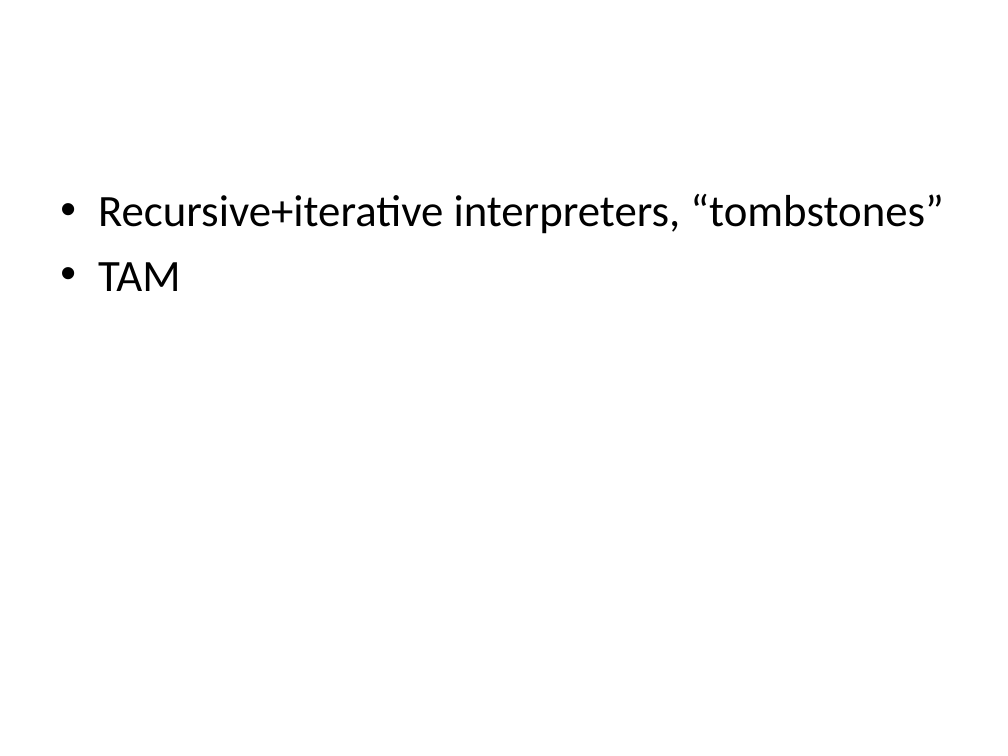
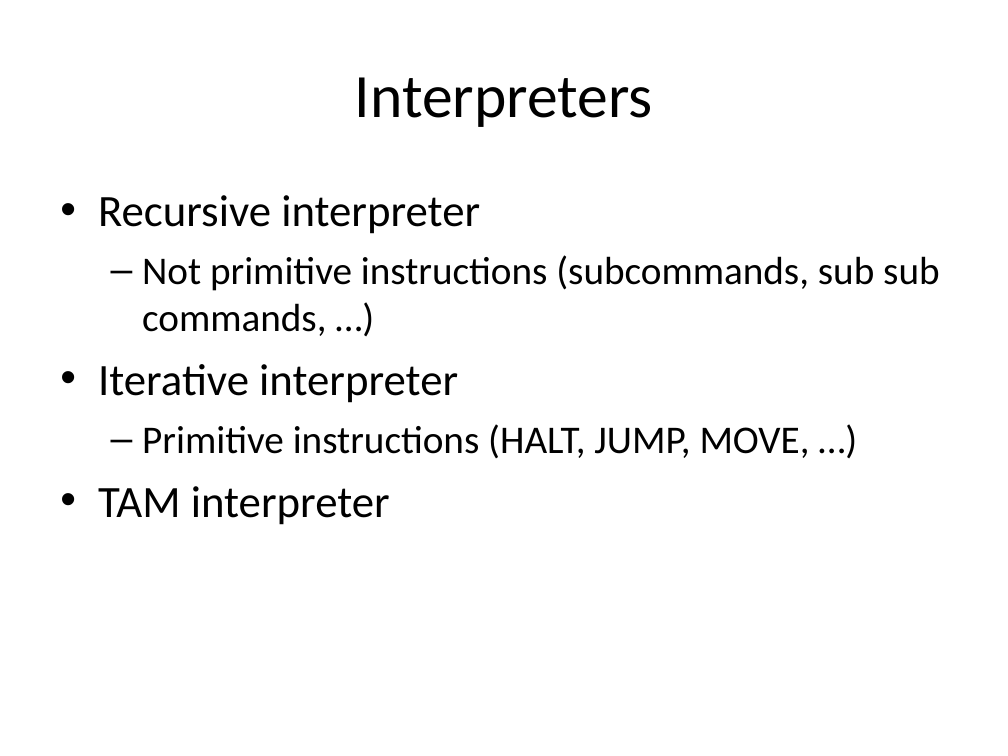
Before and after one commit to isurup/kalle-martin-group, a slide deck: slide 2 of SSE2/slides/3 Interpretation.ppt. Drawn at 1008x756 pixels with LibreOffice and Linux fonts; fonts in the diff are those of the drawing. Boxes give left, top, right and bottom in pixels: in the first picture for what was removed or moved away, otherwise in the second. Text is boxed around its words. In the diff, an @@ line names an element or a change of style, - is before the commit and + after.

```diff
--- a/SSE2/slides/3 Interpretation.ppt
+++ b/SSE2/slides/3 Interpretation.ppt
@@ title added at [355,77,653,127], 44 pt, text #000000 @@
+Interpreters
@@ text at [98,195,939,525]: text changed; size 32 to 28 pt @@
-• Recursive+iterative interpreters, “tombstones”
-• TAM
+• Recursive interpreter
+  – Not primitive instructions (subcommands, sub sub commands, …)
+• Iterative interpreter
+  – Primitive instructions (HALT, JUMP, MOVE, …)
+• TAM interpreter
```
Also in this commit, not shown: 4 slides added, 1 slide removed.
